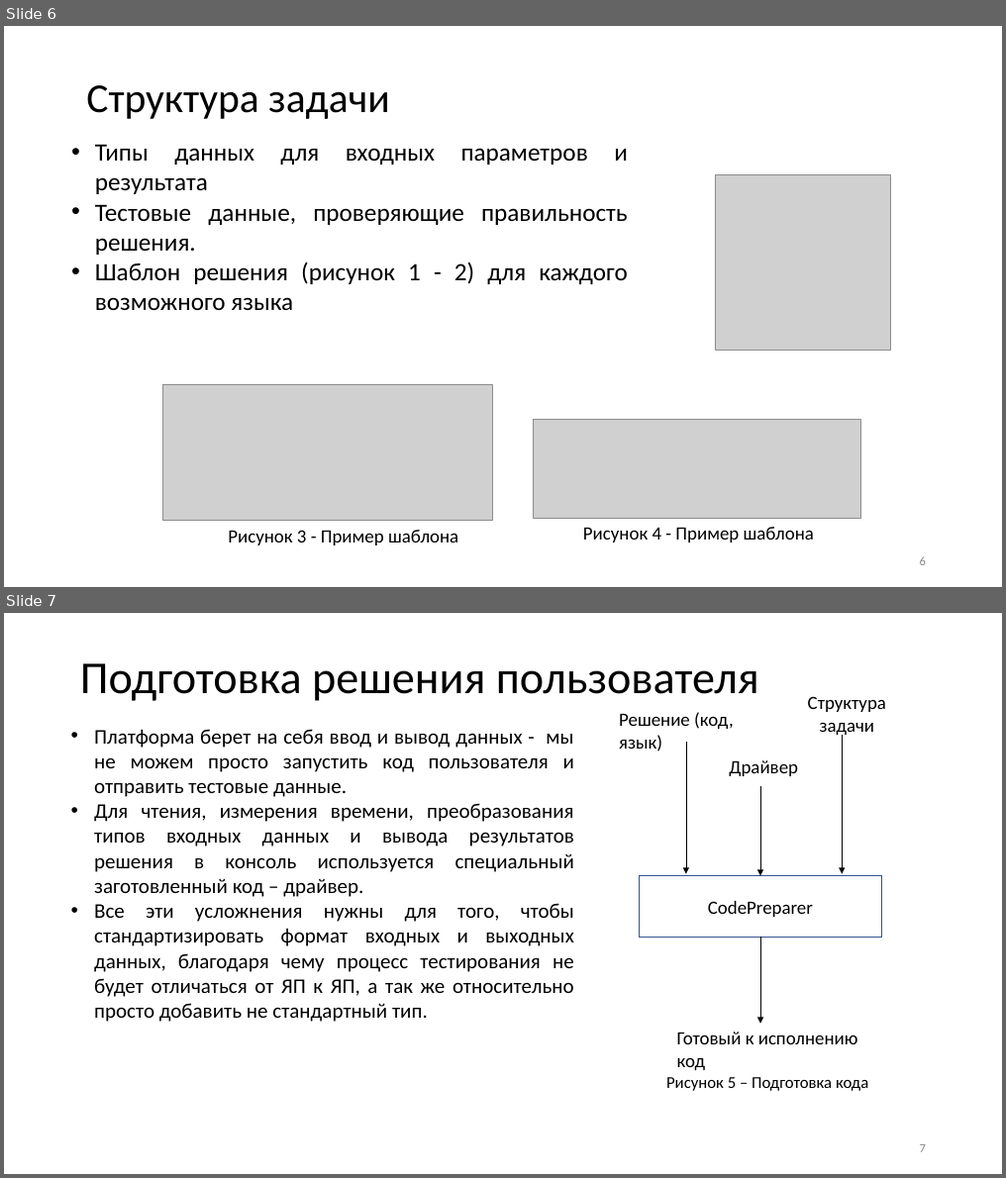
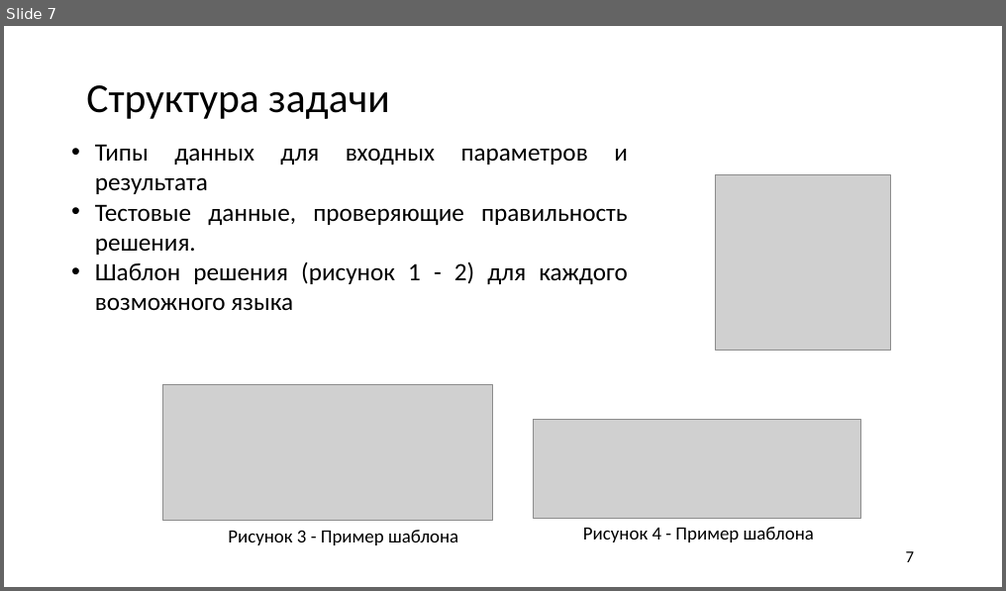
Before and after one commit to R3nnyWeb/Codest, a slide deck: Вашкулатов 12.04.pptx. Shown one above the other, each under a label of ours: slides 6 and 7 before the commit, slide 7 after it. The pictures are 1006x1178 and 1006x591 pixels, drawn with LibreOffice and Linux fonts; fonts in the diff are those of the drawing; grey boxes stand for pictures; background and template pictures are left out. Boxes give left, top, right and bottom in pixels: in the first picture for what was removed or moved away, otherwise in the second. Text is boxed around its words. In the diff, an @@ line names an element or a change of style, - is before the commit and + after.

```diff
--- a/Вашкулатов 12.04.pptx
+++ b/Вашкулатов 12.04.pptx
@@ slide 7 removed at (4,613,1002,1174), background picture (left out) @@
@@ title removed at (80,663,759,701) @@
-Подготовка решения пользователя
@@ text removed at (808,696,886,737) @@
-Структура задачи
@@ text removed at (94,729,574,1022) @@
-• Платформа берет на себя ввод и вывод данных - мы не можем просто запустить код пользователя и отправить тестовые данные.
-• Для чтения, измерения времени, преобразования типов входных данных и вывода результатов решения в консоль используется специальный заготовленный код – драйвер.
-• Все эти усложнения нужны для того, чтобы стандартизировать формат входных и выходных данных, благодаря чему процесс тестирования не будет отличаться от ЯП к ЯП, а так же относительно просто добавить не стандартный тип.
@@ text removed at (619,712,734,752) @@
-Решение (код, язык)
@@ arrow removed from (686, 742) to (686, 874) @@
@@ text removed at (729,761,798,776) @@
-Драйвер
@@ arrow removed from (842, 735) to (842, 874) @@
@@ arrow removed from (761, 786) to (761, 875) @@
@@ rectangle removed at (640,875,881,937) @@
-CodePreparer
@@ arrow removed from (761, 937) to (761, 1024) @@
@@ text removed at (677,1032,858,1070) @@
-Готовый к исполнению код
@@ text removed at (666,1077,868,1091) @@
-Рисунок 5 – Подготовка кода
@@ page number removed at (920,1145,926,1153) @@
-7
@@ what was slide 6 is now slide 7 @@
@@ slide 7 changed as well @@
@@ page number added at (906,552,914,563), 16 pt, text #000000 @@
+7
@@ page number removed at (920,557,926,566) @@
-6
```
Also in this commit, not shown: 10 other slides changed, 2 slides added, 2 other slides removed, 35 other files.
